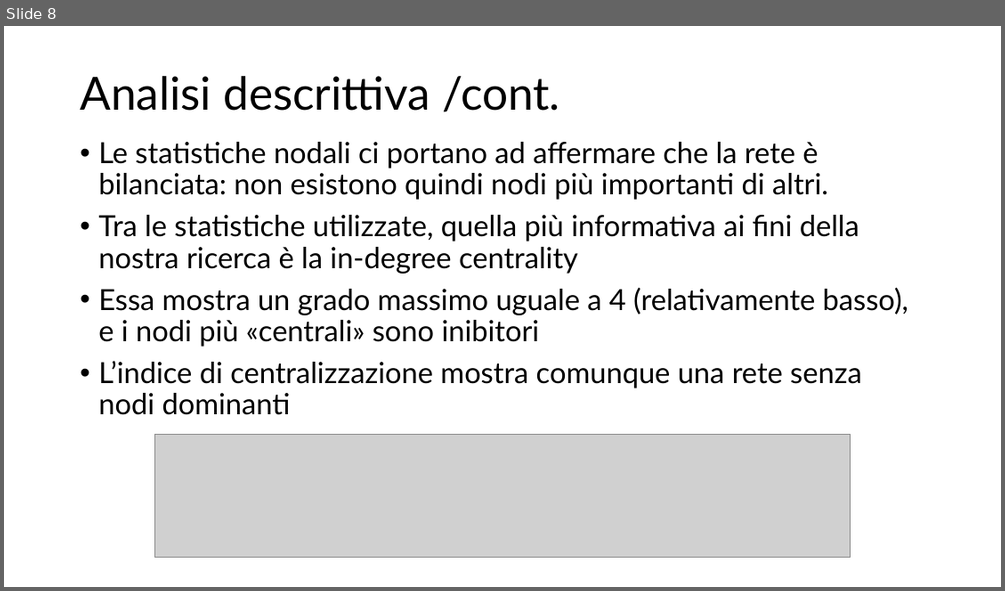
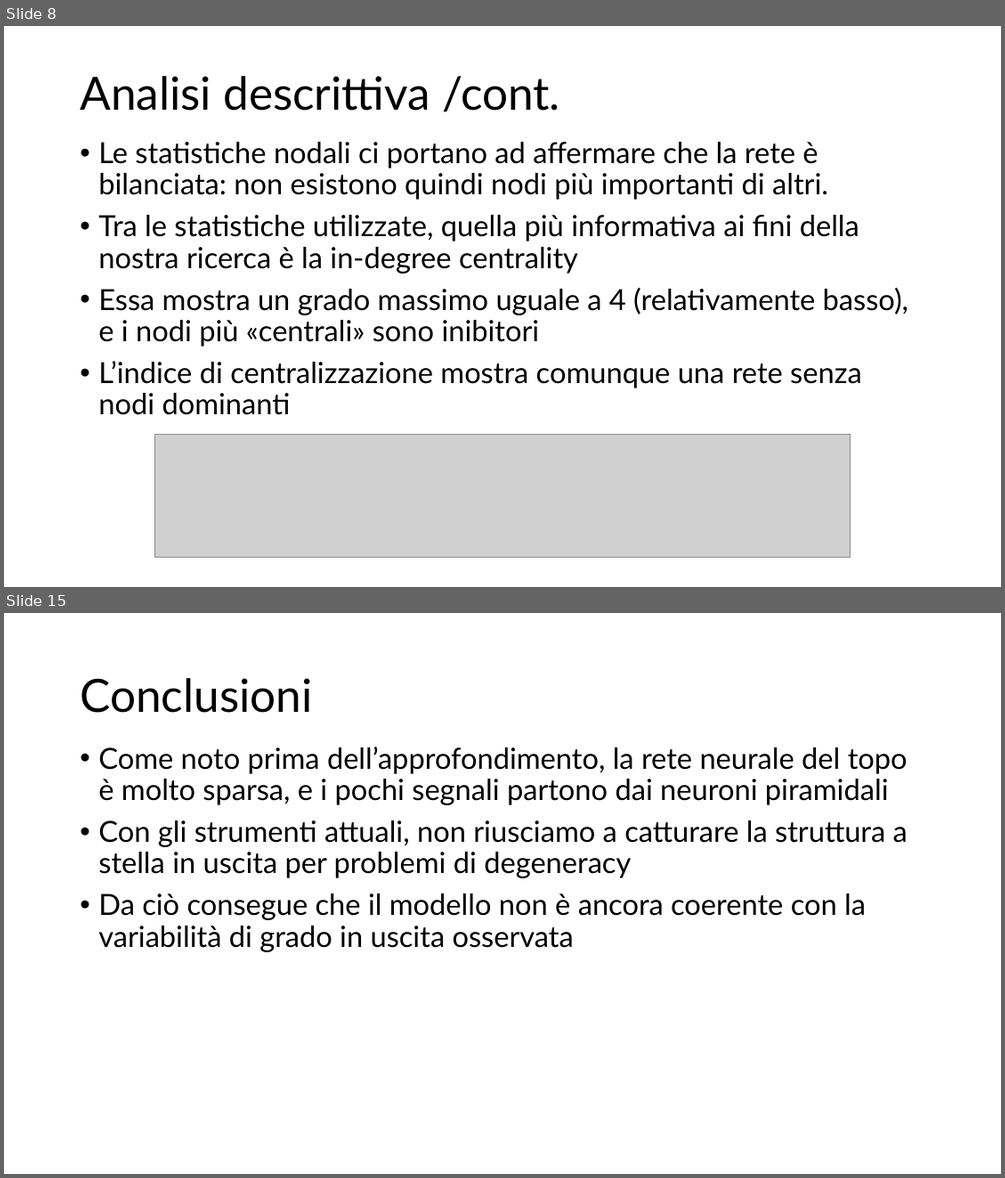
Before and after one commit to cMancio00/sand-2024, a slide deck: Analysis of visual cortical neurons of mice.pptx. Shown one above the other, each under a label of ours: slide 8 before the commit, slides 8 and 15 after it; the slides between them are not shown. The pictures are 1005x591 and 1005x1178 pixels, drawn with LibreOffice and Linux fonts; fonts in the diff are those of the drawing; grey boxes stand for pictures. Boxes give left, top, right and bottom in pixels: in the first picture for what was removed or moved away, otherwise in the second. Text is boxed around its words. In the diff, an @@ line names an element or a change of style, - is before the commit and + after.

```diff
--- a/Analysis of visual cortical neurons of mice.pptx
+++ b/Analysis of visual cortical neurons of mice.pptx
@@ slide 15 added at [4,613,1001,1174], background #FFFFFF @@
@@ title added at [80,678,312,713], 44 pt, text #000000 @@
+Conclusioni
@@ text added at [98,747,907,952], 28 pt, text #000000 @@
+• Come noto prima dell’approfondimento, la rete neurale del topo è molto sparsa, e i pochi segnali partono dai neuroni piramidali
+• Con gli strumenti attuali, non riusciamo a catturare la struttura a stella in uscita per problemi di degeneracy
+• Da ciò consegue che il modello non è ancora coerente con la variabilità di grado in uscita osservata
```
Also in this commit, not shown: 1 slide changed, 6 other slides added, 4 other files.
